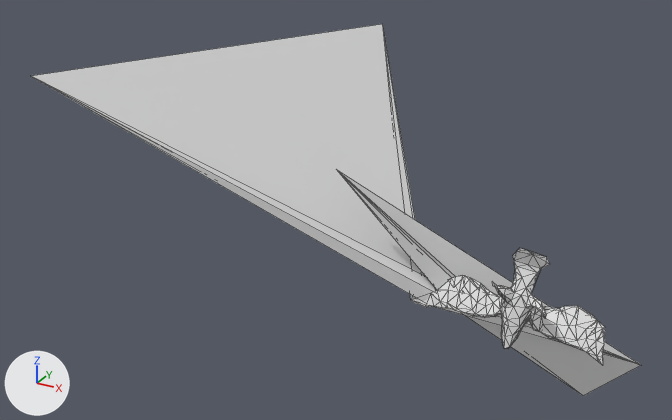
An edit to the OBJ model mesh_cnn/datasets/random_walks/T100.obj, drawn before and after from the same camera.
Rendered twice from a 50 mm lens placed at (1.8, -6.05, 3.48), pointed at (-1.44, -0.16, 0.54). Arrows for +X, +Y and +Z are at lower left; the lights stay in place. Mesh edges are drawn as thin lines. Where no turn or scale is listed for an object, it has been applied to the vertices.

Before the edit, the objects in view are built like this:
```python
me_t100 = bpy.data.meshes.new('T100')
me_t100.from_pydata(...)  # 252 vertices, 500 faces; spans x -3.07..0.81, y -1.57..1.25, z -1.35..1.74
ob_t100 = bpy.data.objects.new('T100', me_t100)
ob_t100.location = (0.0, 0.0, 0.0)
```
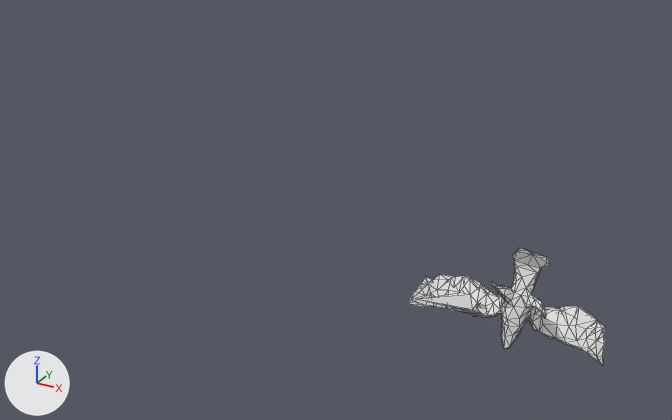
Where the change shows, as pixel boxes (x1, y1, x2, y2) in the pictures (672 x 420 px; the box of a moved part takes in the faces that stretch with it):
'T100', reshaped (68% narrower, 68% shorter)
    before: (31, 24, 641, 396)
    after: (408, 248, 605, 366)
part 1 of me_t100, moved or reshaped
    before: (455, 293, 487, 318)
    after: (416, 293, 487, 318)
part 2 of me_t100, moved or reshaped
    before: (336, 169, 641, 396)
    after: (411, 274, 454, 300)
part 3 of me_t100, moved or reshaped
    before: (31, 24, 436, 301)
    after: (408, 293, 426, 308)

Edits to the bpy script that builds the scene:
```text
Change me_t100:
    where me_t100.from_pydata(...)  # 252 vertices, 500 faces; spans x -3.07..0.81, y -1.57..1.25, z -1.35..1.74
    used by ob_t100; location = (0.0, 0.0, 0.0)
    me_t100 part 1
    me_t100.vertices[199].co: (-0.27, -0.07, -0.13) -> (-0.21, 0.03, -0.17)  # pixel (475, 314) -> pixel (487, 316)
    me_t100.vertices[202].co: (-0.29, -0.05, -0.14) -> (-0.22, 0.04, -0.2)  # pixel (473, 314) -> pixel (486, 317)
    me_t100.vertices[210].co: (-0.35, -0.07, -0.14) -> (-0.23, 0.23, -0.29)  # pixel (464, 313) -> pixel (491, 316)
    me_t100.vertices[211].co: (-0.41, -0.04, -0.11) -> (-0.33, 0.11, -0.18)
    me_t100.vertices[213].co: (-0.4, -0.05, -0.08) -> (-0.65, -0.35, 0.04)  # pixel (460, 303) -> pixel (415, 299)
    me_t100 part 2
    me_t100.vertices[240].co: (-1.34, -0.34, 0.96) -> (-0.65, 0.11, 0.04)  # pixel (336, 169) -> pixel (439, 274)
    me_t100.vertices[243].co: (0.81, 1.25, -1.0) -> (-0.72, 0.05, -0.03)  # pixel (641, 365) -> pixel (428, 283)
    me_t100.vertices[246].co: (0.39, 1.07, -1.35) -> (-0.75, 0.05, 0.03)  # pixel (583, 395) -> pixel (424, 275)
    me_t100 part 3
    me_t100.vertices[244].co: (-3.07, -1.57, 1.74) -> (-0.72, 0.01, -0.13)  # pixel (30, 75) -> pixel (425, 296)
    me_t100.vertices[250].co: (-1.73, 1.21, 1.71) -> (-0.83, -0.08, -0.18)  # pixel (382, 23) -> pixel (408, 304)
```
